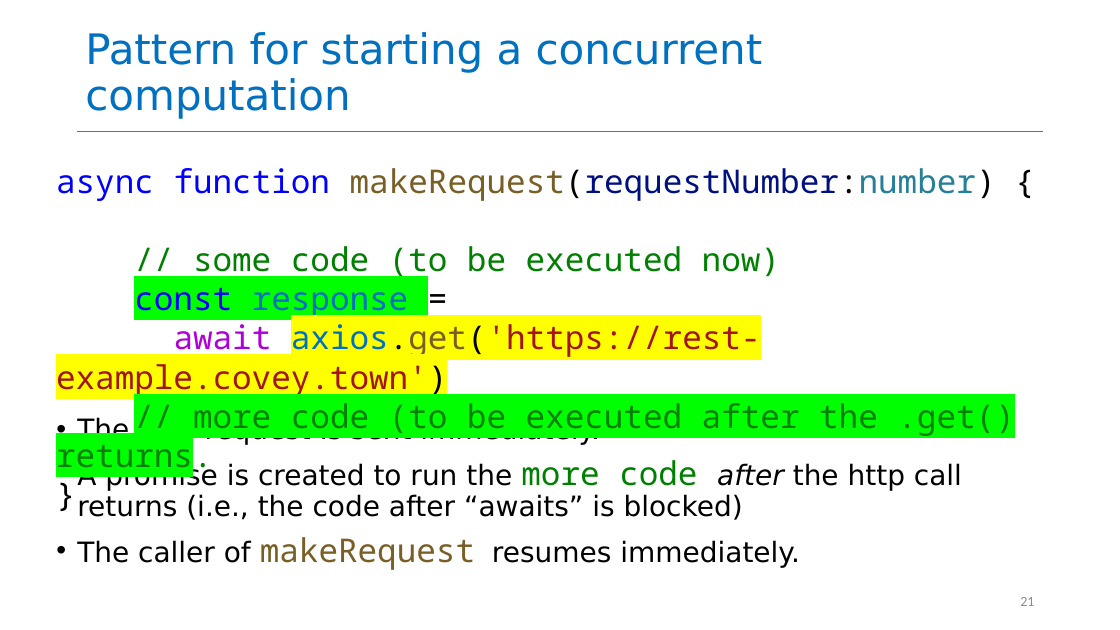
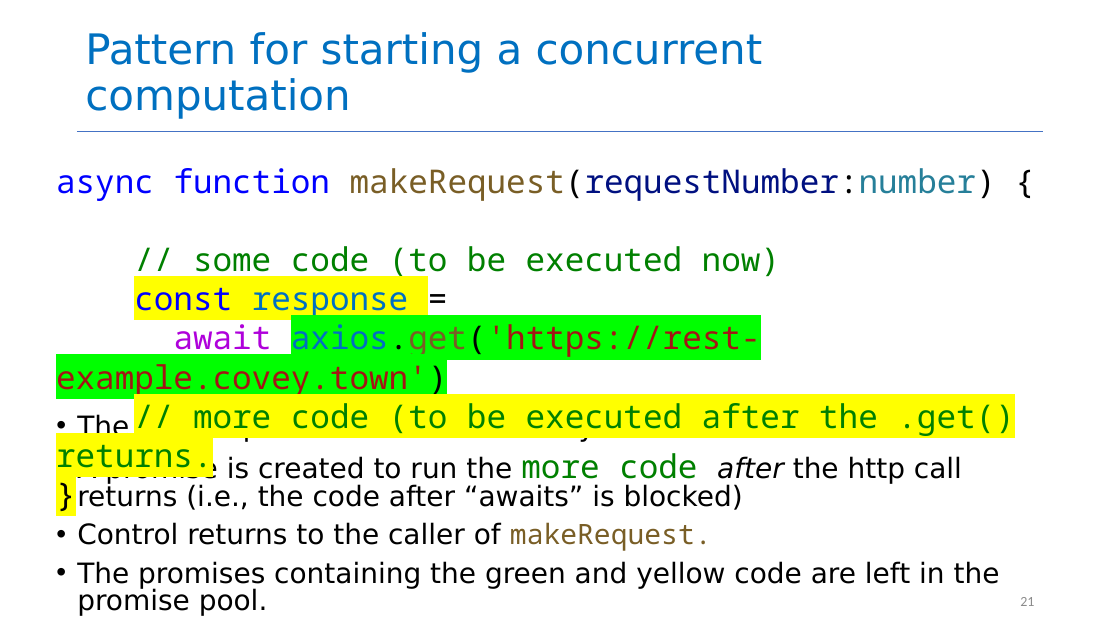
Before and after one commit to neu-se/CS4530-Fall-2024, a slide deck: slide 21 of Slides/Module 06 Concurrency Patterns in Typescript.pptx. Drawn at 1120x630 pixels with LibreOffice and Linux fonts; fonts in the diff are those of the drawing. Boxes give left, top, right and bottom in pixels: in the first picture for what was removed or moved away, otherwise in the second. Text is boxed around its words. In the diff, an @@ line names an element or a change of style, - is before the commit and + after.

```diff
--- a/Slides/Module 06 Concurrency Patterns in Typescript.pptx
+++ b/Slides/Module 06 Concurrency Patterns in Typescript.pptx
@@ text at <box>56,287,1014,468</box>: highlight #00FF00 to #FFFF00 in "const response", "// more code (to be executed after ..."; highlight #FFFF00 to #00FF00 in "axios.get('https://rest-example.covey.town')"; highlight none to #FFFF00 in "returns.", "}" @@
@@ text at <box>77,413,962,510</box>: line spacing 0.9 to 0.8 @@
@@ text at <box>77,522,1000,616</box>: text changed @@
-• The caller of makeRequest resumes immediately.
+• Control returns to the caller of makeRequest.
+• The promises containing the green and yellow code are left in the promise pool.
```
Also in this commit, not shown: 4 other slides changed, 2 other files.
